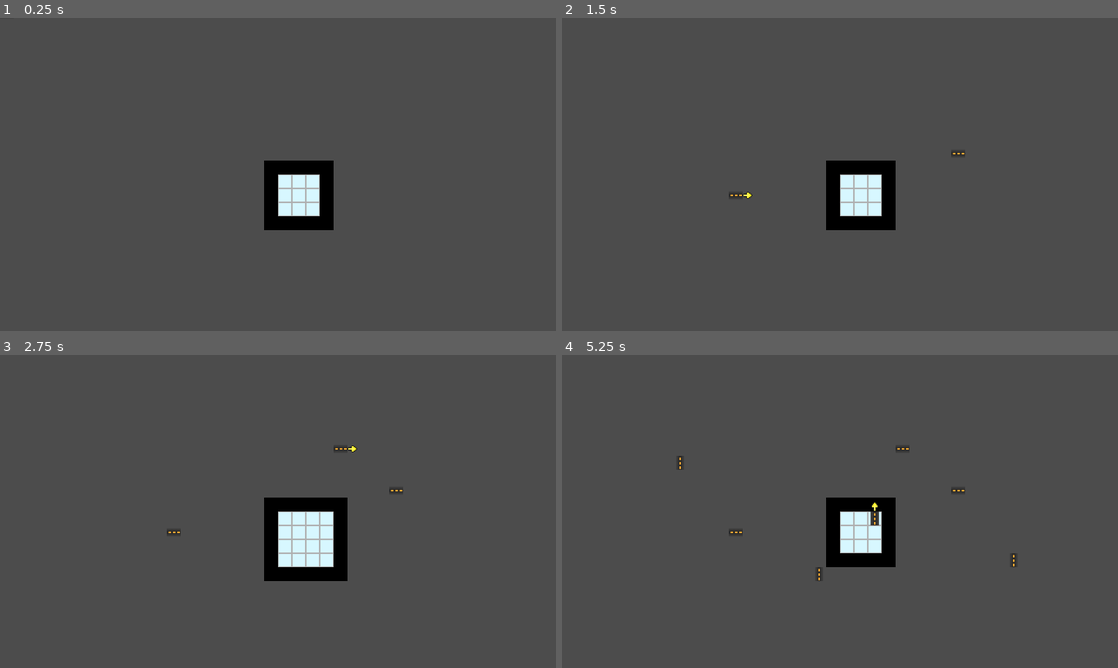
Above: before the commit, frames 1-4 (two rows, left to right).
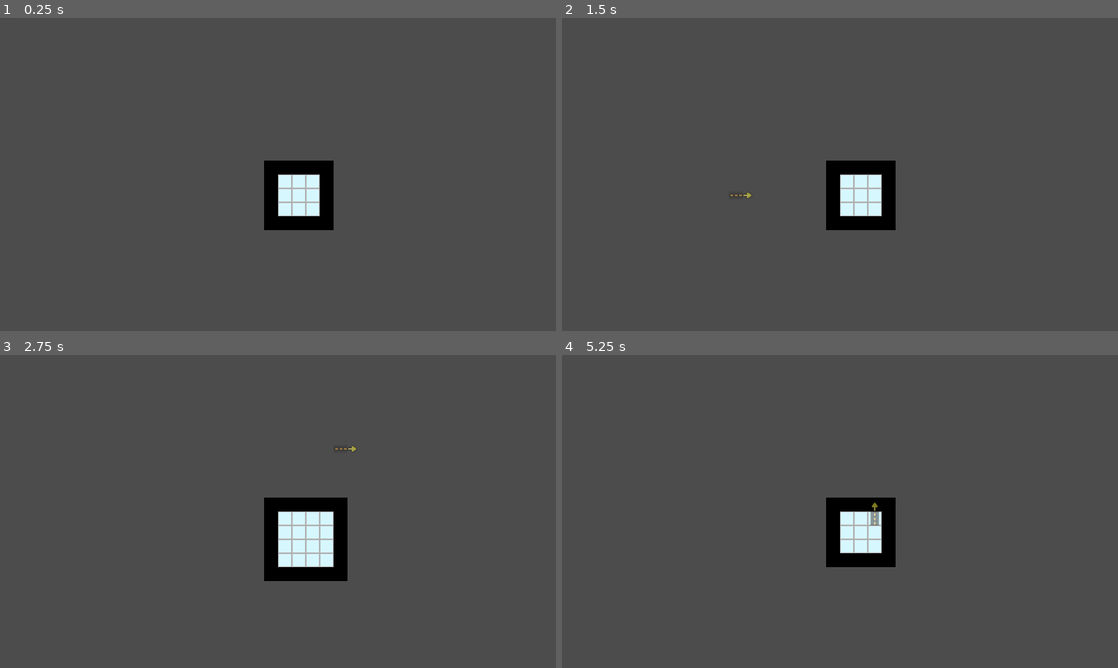
Above: after the commit, the same moments.

Repository: cbrintnall/github_gameoff_2019
Game: Godot game, scene res://scenes/map_controller.tscn
Two runs of this game, one before a commit and one after it. Both use one fixed random seed, a clock stepped at 60 frames per second and the inputs below.
Inputs (mouse positions are in pixels of both pictures, inside the frame that each line leads up to):
- Up to frame 1 (0.25 s): no input
- Up to frame 2 (1.5 s): tap Enter at 0.5 s; move the mouse to (962, 158) at 0.52 s; hold Right (ui_right) 0.53-1.28 s; click (962, 158) at 0.6 s; tap Space at 1.25 s; move the mouse to (728, 190) at 1.27 s; hold Left (ui_left) from 1.28 s (still down); click (728, 190) at 1.35 s
- Up to frame 3 (2.75 s): tap Enter at 2 s; move the mouse to (333, 442) at 2.02 s; release Left (ui_left) at 2.03 s; hold Right (ui_right) from 2.03 s (still down); right-click (333, 442) at 2.1 s; click (333, 442) at 2.3 s
- Up to frame 4 (5.25 s): tap Space at 2.75, 4.25 s; move the mouse to (812, 574) at 2.77 s; tap R (rotate_item) at 2.85 s; click (812, 574) at 3.05 s; tap Enter at 3.5 s; move the mouse to (1006, 558) at 3.52 s; release Right (ui_right) at 3.53 s; hold Left (ui_left) from 3.53 s (still down); click (1006, 558) at 3.6 s; move the mouse to (673, 464) at 4.27 s; click (673, 464) at 4.35 s; move the mouse to (867, 511) at 5.02 s; right-click (867, 511) at 5.1 s

The runs differ from the first frame. In frame 2, less than 0.1% of the frame differs, in the area x 30-73%, y 42-58%; in frame 3, less than 0.1%; in frame 4, 0.3%, in the area x 20-82%, y 29-73%.

Commit message:
Add pathing approach to conveyor belts

Diff:
--- a/scenes/map_controller.tscn
+++ b/scenes/map_controller.tscn
@@ -103,8 +103,7 @@
 [node name="game" type="Node2D"]
 
 [node name="item_controller" type="Node2D" parent="."]
-editor/display_folded = true
-z_index = 1
+z_index = 9
 script = ExtResource( 1 )
 items_path = "res://items.json"
 
--- a/scenes/scripts/item_controller.gd
+++ b/scenes/scripts/item_controller.gd
@@ -12,7 +12,9 @@
 var last_rotation: int = 0
 var selected_texture: int = -1
 
-var groups = []
+var groups: Array = []
+var path_scene = preload("res://scenes/path.tscn")
+var path = path_scene.instance()
 
 # arrow's texture in atlas
 var arrow_index = 6
@@ -23,7 +25,30 @@
 	load_items()
 	selected_texture = get_texture_from_item(selected, "game")
 
+	# Set the hover layer to half opacity, so you can see it easier
+	item_map.modulate = Color(item_map.modulate.r, item_map.modulate.g, item_map.modulate.b, 0.5)
+
+func _draw():
+	for group in groups:
+		var longest_ids: Array = find_furthest_points(group)
+		var start: int = longest_ids[0]
+		var end: int = longest_ids[1]
+		var path: PoolVector3Array = group.get_point_path(start, end)
+
+		for i in range(1, len(path)):
+			var current_point = Vector2(path[i].x, path[i].y)
+			var last_point = Vector2(path[i-1].x, path[i-1].y)
+
+			draw_line(
+				last_point * placed_items.cell_size,
+				current_point * placed_items.cell_size,
+				Color(255, 0, 0, 255),
+				5.0
+			)
+
 func _process(delta):
+	update()
+
 	var position = get_global_mouse_position()
 	var posX = floor(position.x / item_map.cell_size.x)
 	var posY = floor(position.y / item_map.cell_size.y)
@@ -46,19 +71,106 @@
 
 	last_rotation = current_rotation
 
+func is_within(x: int, y: int, range_of: int, tile: int = -1) -> bool:
+	for i in range(x, x + range_of):
+		if placed_items.get_cell(i, y) != -1:
+			return true
+
+	for i in range(x - range_of, x):
+		if placed_items.get_cell(i, y) != -1:
+			return true
+
+	for i in range(y, y + range_of):
+		if placed_items.get_cell(x, i) != -1:
+			return true
+
+	for i in range(y - range_of, y):
+		if placed_items.get_cell(x, i) != -1:
+			return true
+
+	return false
+
 func add_point_to_groups(x: int, y: int):
-	# TODO: Make enums for tileset, 0 == Tile.CONVEYOR
-	if placed_items.get_cell(x+1, y) == 0:
-		pass
-
-	if placed_items.get_cell(x-1, y) == 0:
-		pass
-
-	if placed_items.get_cell(x, y+1) == 0:
-		pass
-
-	if placed_items.get_cell(x, y-1) == 0:
-		pass
+	# Two scenarios, there is a tile next to this one, in which we add this point to that astar group
+	# otherwise, we create a new astar group
+	var loc_vec = Vector3(x, y, 0) + Vector3(.5, .5, 0)
+	var last_added = null
+	var last_added_index: int = -1
+	# just to keep track of current position
+	var counter: int = -1
+	var occupied: bool = false
+	var groups_changed: Array = []
+
+	for group in groups:
+		counter += 1
+
+		var closest = group.get_closest_point(loc_vec)
+		var distance = group.get_point_position(closest).distance_to(loc_vec)
+
+		if distance == 0:
+			occupied = true
+			break
+
+		# not sure why, but distance function evaluates to 1 if it's a tile away
+		if distance <= 1:
+			if last_added != null:
+				# Need to merge the astar groups
+				var points = last_added.get_points()
+
+				# Move all the points from the old graph to the new one
+				for point in points:
+					var loc = last_added.get_point_position(point)
+					group.add_point(group.get_available_point_id(), loc)
+
+				# Remove the old graph from list
+				groups.remove(last_added_index)
+
+			group.add_point(group.get_available_point_id(), loc_vec)
+			last_added = group
+			last_added_index = counter
+			groups_changed.append(counter)
+
+			# Disconnect all points
+			disconnect_all_points(group)
+
+			# Reconnect all points
+			connect_points_in_path(group)
+
+			print(group.get_points().size())
+
+	if last_added == null && !occupied:
+		var new_group = AStar.new()
+		new_group.add_point(new_group.get_available_point_id(), loc_vec)
+		groups.append(new_group)
+
+func find_furthest_points(graph: AStar) -> Array:
+	var distance: int = 0
+	var values: Array = [-1, -1]
+
+	var points = graph.get_points()
+
+	for pt1 in points:
+		var d1 = graph.get_point_position(pt1)
+		for pt2 in points:
+			var d2 = graph.get_point_position(pt2)
+			if d1.distance_to(d2) > distance:
+				values[0] = pt1
+				values[1] = pt2
+
+	return values
+
+func disconnect_all_points(graph: AStar) -> void:
+	for pt in graph.get_points():
+		for cPt in graph.get_point_connections(pt):
+			graph.disconnect_points(pt, cPt)
+
+func connect_points_in_path(graph: AStar) -> void:
+	var points = graph.get_points()
+	for i in range(1, len(points)):
+		var last_point = points[i-1]
+		var point = points[i]
+
+		graph.connect_points(last_point, point)
 
 func place_hovered_item(x: int, y: int, rotation: int):
 	item_map.set_cell(x, y, selected_texture, false, false, is_transposed(rotation))
@@ -83,7 +195,8 @@
 	placed_items.set_cell(x, y, -1)
 
 func place_item_at(x: int, y: int, rotation: int):
-	placed_items.set_cell(x, y, selected_texture, false, false, is_transposed(rotation))
+	# TODO: add next line back in
+	#placed_items.set_cell(x, y, selected_texture, false, false, is_transposed(rotation))
 	add_point_to_groups(x, y)
 
 func rotate_item():
